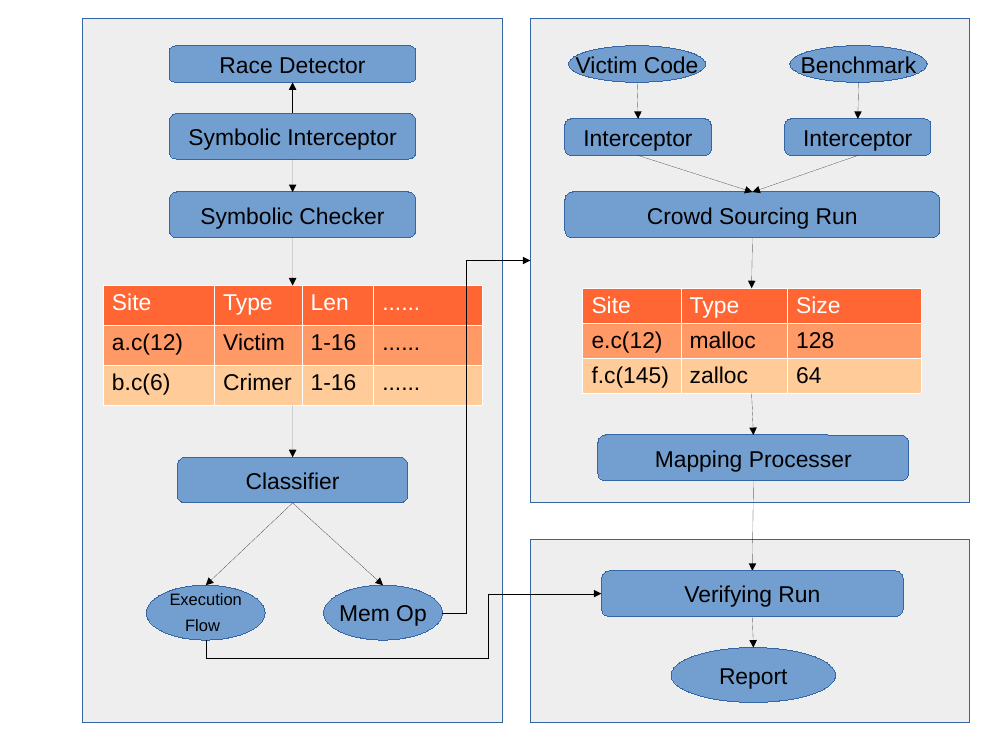
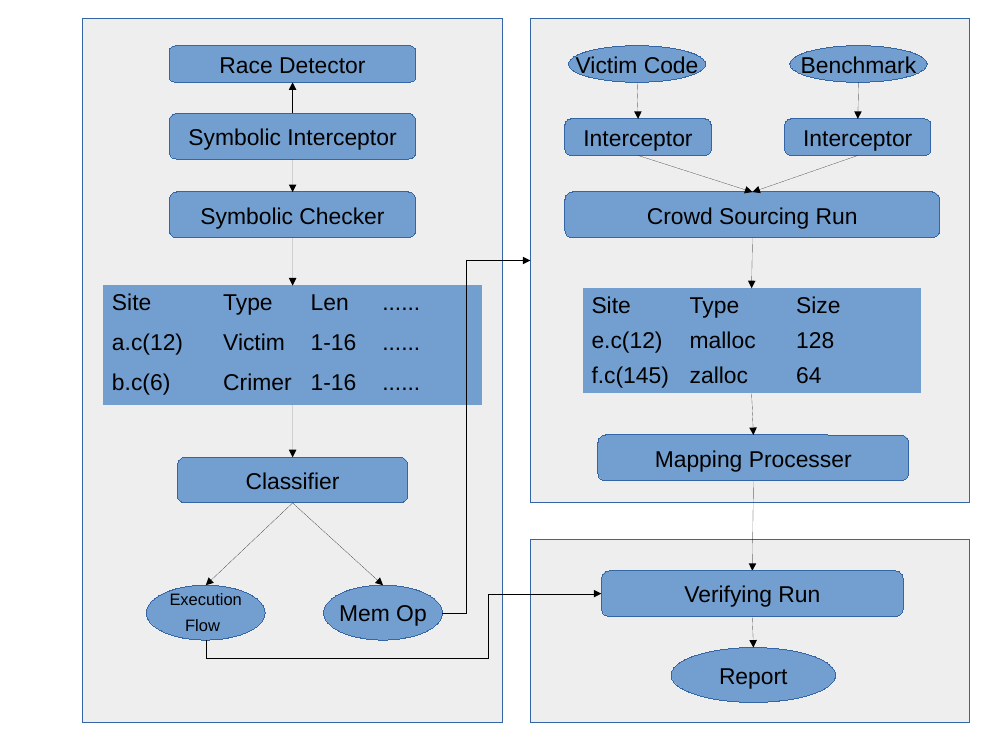
Before and after one commit to ab1gale/conatkpaper, a slide deck: slide 2 of design.odp. Drawn at 1008x756 pixels with LibreOffice and Linux fonts; fonts in the diff are those of the drawing. Boxes give left, top, right and bottom in pixels: in the first picture for what was removed or moved away, otherwise in the second. Text is boxed around its words. In the diff, an @@ line names an element or a change of style, - is before the commit and + after.

```diff
--- a/design.odp
+++ b/design.odp
@@ table at [103, 285, 483, 405] @@
@@ fill #FF6633 to #729FCF in row 1 @@
@@ fill #FF9966 to #729FCF in row 2 @@
@@ fill #FFCC99 to #729FCF in row 3 @@
@@ text colour #FFFFFF to #000000 in "Site", "Type", "Len", "......" @@
@@ borders changed @@
@@ table at [583, 288, 920, 393] @@
@@ fill #FF6633 to #729FCF in row 1 @@
@@ fill #FF9966 to #729FCF in row 2 @@
@@ fill #FFCC99 to #729FCF in row 3 @@
@@ text colour #FFFFFF to #000000 in "Site", "Type", "Size" @@
@@ borders changed @@
```
Also in this commit, not shown: 1 other slide changed, 1 slide added, 2 other files.
